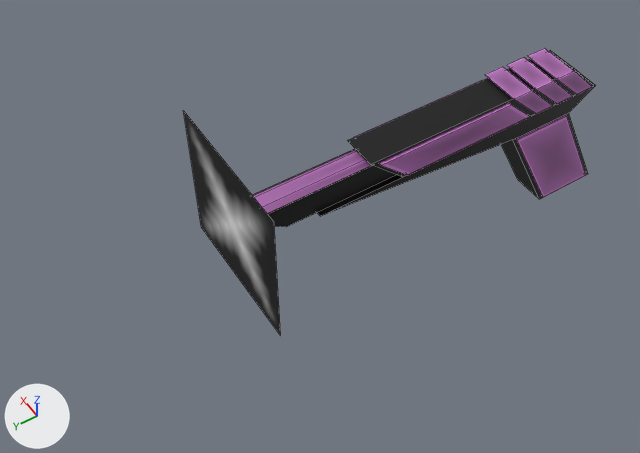
The Blender file share/shapes/alux/badger.image.blend, before and after one commit.
Camera for both pictures: a camera (50 mm lens) standing at (-0.546, 0.749, 0.575) and looking at (0.062, 0.36, -0.245). Every picture has the same lights, and +X, +Y and +Z are marked at lower left. Mesh edges are drawn as thin lines.

Objects in the first picture: 'hud_a', 'hud_b', 'hud_c', 'hud_flash', 'hud_x', 'hud_y', 'hud_z'.
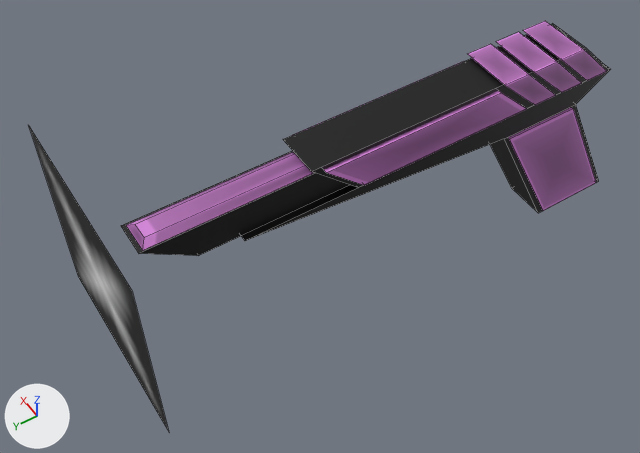
ob_s_shape is not drawn itself; it is the parent of ob_s_c, ob_hud_flash, ob_hud_flash_001, ob_s_a_001, ob_s_c_001, ob_s_b_002, ob_s_a_002, ob_s_b.
ob_hud_grip is not drawn itself; it is the parent of ob_hud_a, ob_hud_g_001, ob_hud_f_002, ob_hud_e_001, ob_hud_f_001, ob_hud_d.

The change, as a list of edits to the scene's bpy script:
```text
Change ob_s_shape:
    ob_s_shape.location: (-0.104, -0.00714, -0.297) -> (-0.164, 0.0279, -0.304)
    ob_s_shape.scale: (1.0, 1.0, 1.0) -> (1.26, 1.26, 1.26)
Change ob_hud_grip:
    ob_hud_grip.scale: (1.0, 1.0, 1.0) -> (1.26, 1.26, 1.26)
```

Location of each change, [x1, y1, x2, y2] in pixels of the pictures (640 x 453 px):
'hud_flash', moved, rescaled (44% wider, 36% taller): before [183, 110, 280, 334]; after [29, 126, 169, 431]
'hud_x', rescaled (32% wider, 29% taller): before [358, 48, 593, 175]; after [296, 21, 607, 185]
'hud_b', rescaled (32% wider, 30% taller): before [347, 50, 594, 177]; after [283, 23, 609, 188]
'hud_a', rescaled (32% wider, 27% taller): before [317, 78, 596, 216]; after [241, 65, 610, 241]
'hud_y', rescaled: before [253, 150, 372, 214]; after [126, 152, 313, 250]
'hud_c', rescaled: before [252, 149, 396, 227]; after [121, 151, 348, 256]
'hud_z', rescaled (25% wider, 27% taller): before [516, 115, 586, 197]; after [508, 107, 596, 211]
